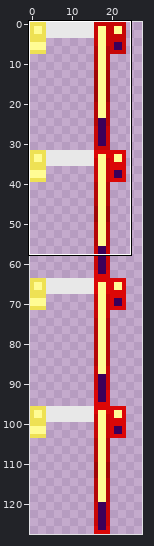
One commit to this sprite sheet: BlueBlocksCraft for Redstone Arsenal/assets/redstonearsenal/textures/3dres/tools/fishingrods/flux_empowered.png. Above, an overview of the earlier version with the close-up marked.
Close-up. Before the commit:
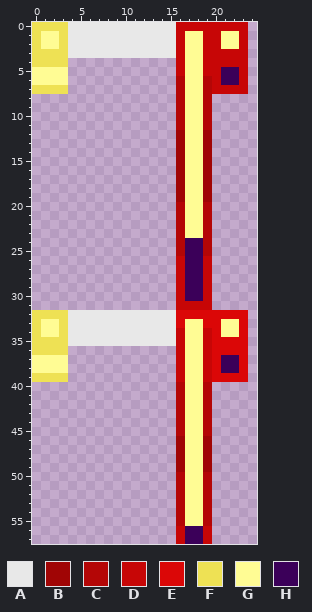
The file is 32x128 pixels. Shown: x 0..24, y 0..57. The wide view leaves out empty margins. The commit also changed other parts of the picture, which this record leaves out.
Palette (. is transparent): A #e8e8e8  B #a00505  C #b40606  D #c70606  E #db0707  F #eee154  G #fffc94  H #3b0059
Pixels before, first column x 0:
 0 FFFFAAAAAAAAAAAADDDDDDDD
 1 FGGFAAAAAAAAAAAADGGDDGGD
 2 FGGFAAAAAAAAAAAADGGDDGGD
 3 FFFFAAAAAAAAAAAADGGDDDDD
 4 FFFF............DGGDDDDD
 5 GGGG............DGGDDHHD
 6 GGGG............CGGCDHHD
 7 FFFF............CGGCDDDD
 8 ................CGGC....
 9 ................CGGC....
10 ................CGGC....
11 ................CGGC....
12 ................BGGB....
13 ................BGGB....
14 ................BGGB....
15 ................BGGB....
16 ................BGGB....
17 ................BGGB....
18 ................BGGB....
19 ................BGGB....
20 ................CGGC....
21 ................CGGC....
22 ................CGGC....
23 ................CGGC....
24 ................CHHC....
25 ................CHHC....
26 ................DHHD....
27 ................DHHD....
28 ................DHHD....
29 ................DHHD....
30 ................DHHD....
31 ................DDDD....
32 FFFFAAAAAAAAAAAAEEEEEEEE
33 FGGFAAAAAAAAAAAAEGGEEGGE
34 FGGFAAAAAAAAAAAADGGDEGGE
35 FFFFAAAAAAAAAAAADGGDEEEE
36 FFFF............DGGDEEEE
37 GGGG............DGGDEHHE
38 GGGG............DGGDEHHE
39 FFFF............DGGDEEEE
40 ................CGGC....
41 ................CGGC....
42 ................CGGC....
43 ................CGGC....
44 ................CGGC....
45 ................CGGC....
46 ................BGGB....
47 ................BGGB....
48 ................BGGB....
49 ................BGGB....
50 ................CGGC....
51 ................CGGC....
52 ................CGGC....
53 ................CGGC....
54 ................CGGC....
55 ................CGGC....
56 ................DHHD....
57 ................DHHD....
Once edited:
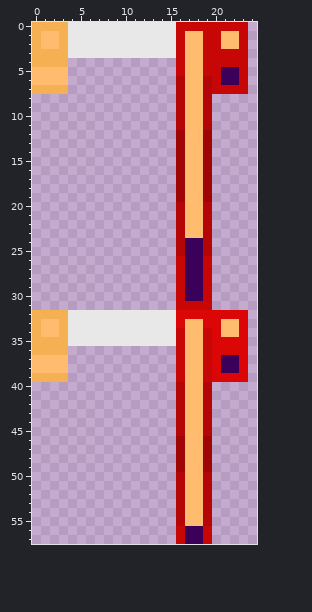
Difference:
{"colour":"F","old":"#eee154","new":"#f5b053"}
{"colour":"G","old":"#fffc94","new":"#ffbc6e"}
{"label":"changed","picture_box":[32,22,68,94]}
{"label":"changed","picture_box":[185,31,239,238]}
{"label":"changed","picture_box":[32,310,68,382]}
{"label":"changed","picture_box":[185,319,239,526]}
